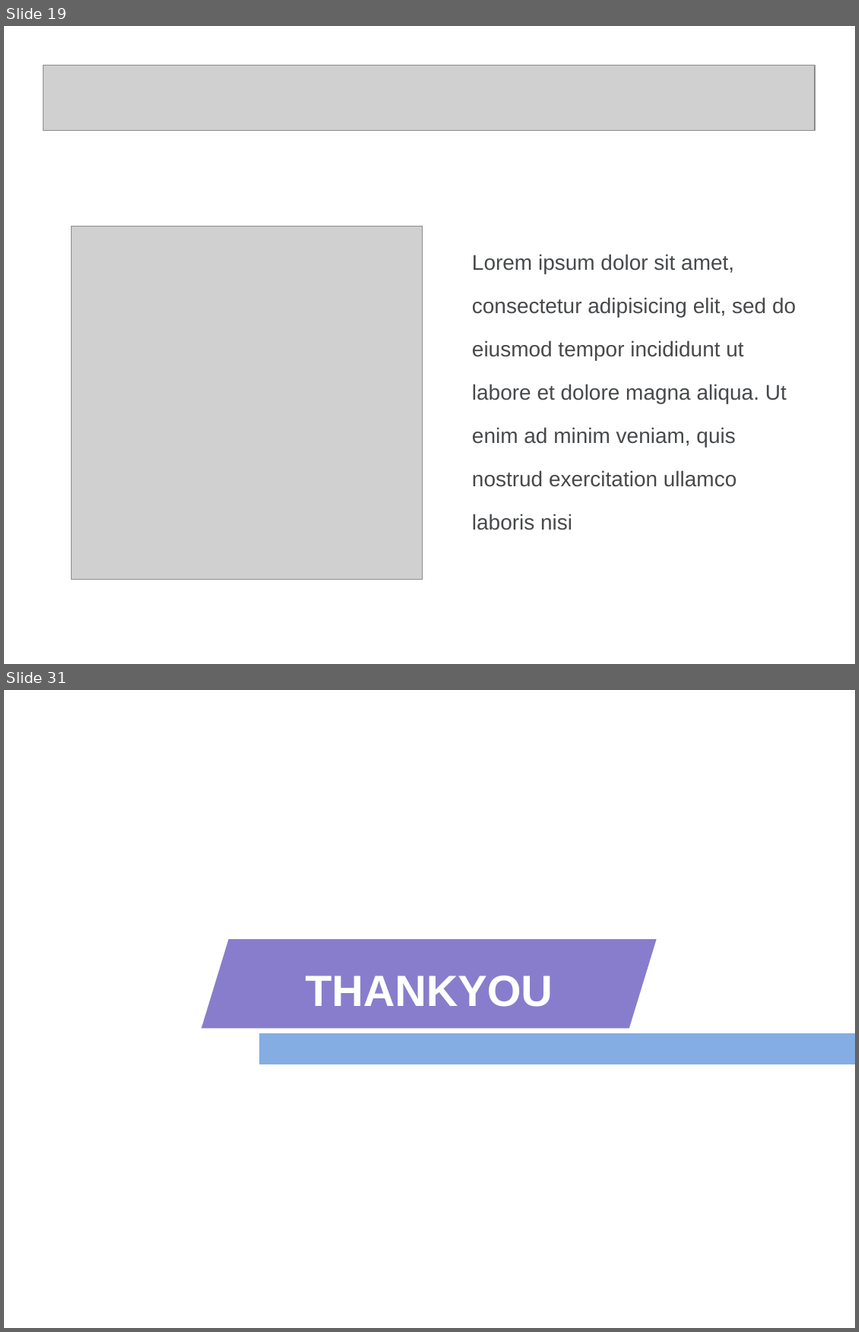
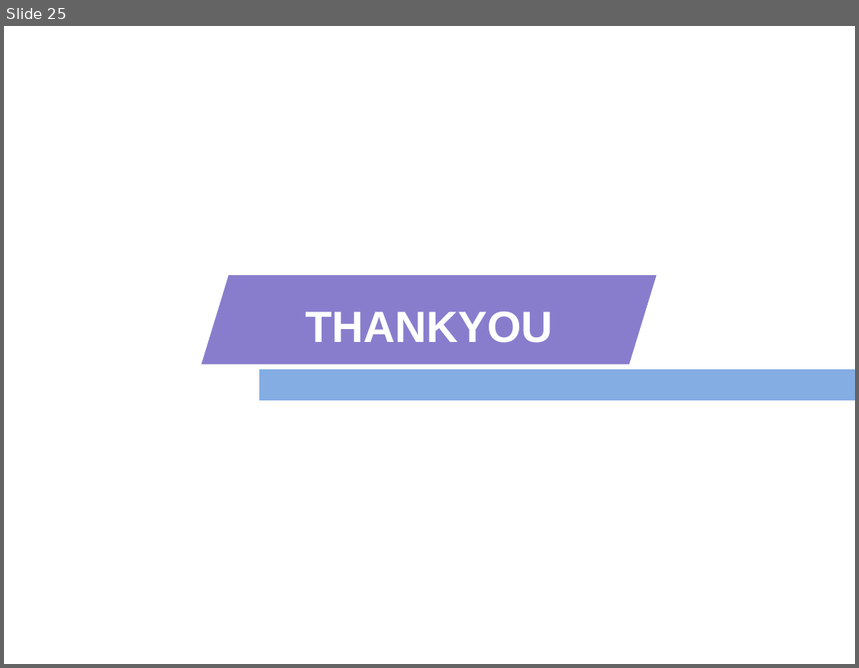
Before and after one commit to fengqiang111/evolution_plan, a slide deck: cv/2-图像形成.ppt. Shown one above the other, each under a label of ours: slides 19 and 31 before the commit, slide 25 after it; the slides between them are not shown. The pictures are 859x1332 and 859x668 pixels, drawn with LibreOffice and Linux fonts; fonts in the diff are those of the drawing; grey boxes stand for pictures; background and template pictures are left out. Boxes give left, top, right and bottom in pixels: in the first picture for what was removed or moved away, otherwise in the second. Text is boxed around its words. In the diff, an @@ line names an element or a change of style, - is before the commit and + after.

```diff
--- a/cv/2-图像形成.ppt
+++ b/cv/2-图像形成.ppt
@@ slide 19 removed at (x1=4, y1=26, x2=855, y2=664), background #FFFFFF @@
@@ picture removed at (x1=44, y1=66, x2=815, y2=130) @@
@@ rectangle removed at (x1=4, y1=153, x2=855, y2=664) @@
@@ picture removed at (x1=71, y1=227, x2=423, y2=580) @@
@@ text removed at (x1=472, y1=254, x2=796, y2=531) @@
-Lorem ipsum dolor sit amet, consectetur adipisicing elit, sed do eiusmod tempor incididunt ut labore et dolore magna aliqua. Ut enim ad minim veniam, quis nostrud exercitation ullamco laboris nisi
@@ what was slide 31 is now slide 25 @@
```
Also in this commit, not shown: 24 slides added, 29 other slides removed.
